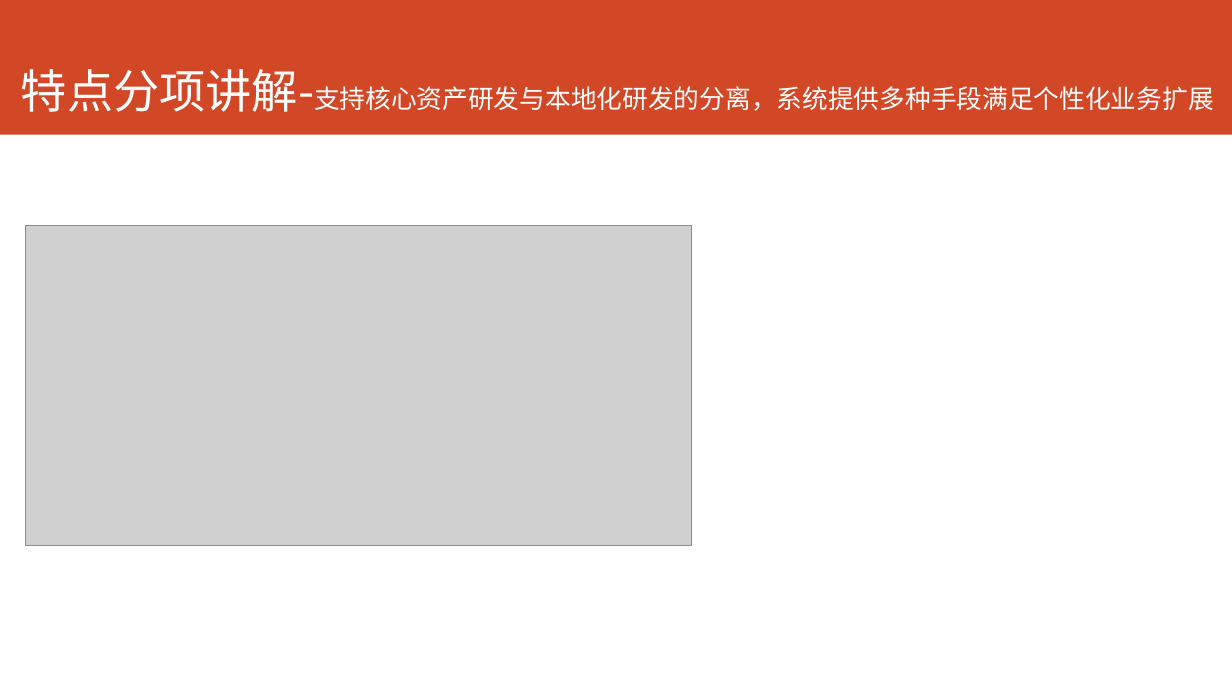
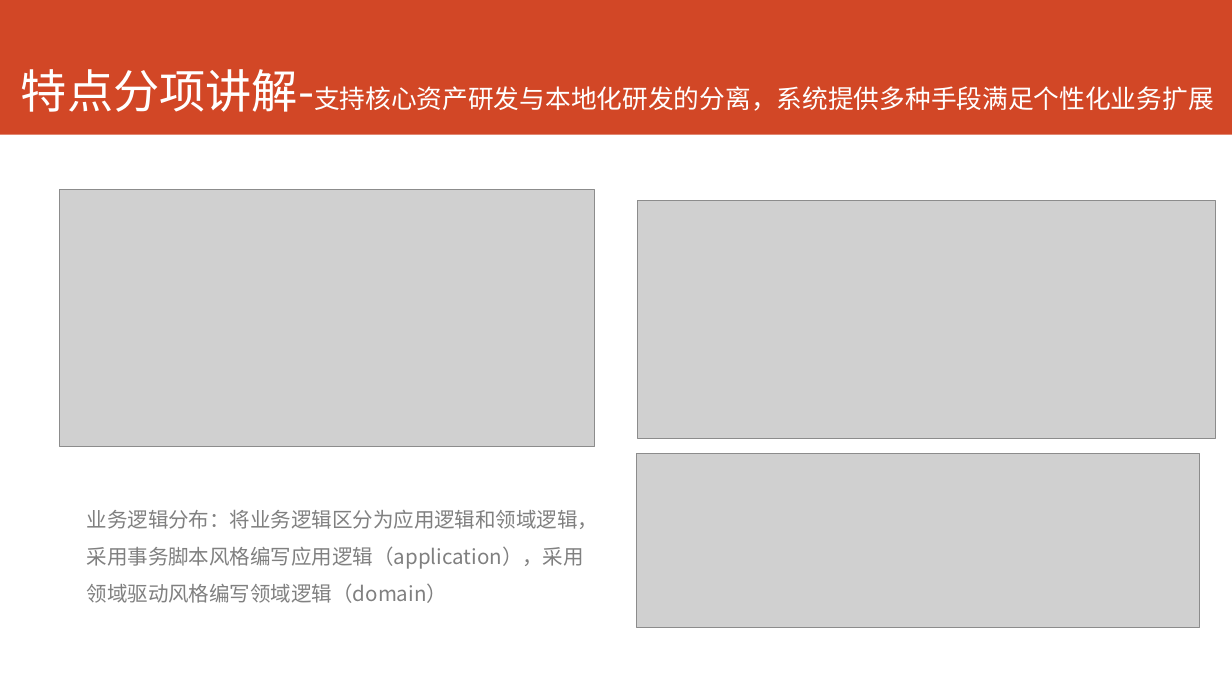
Before and after one commit to AppSecAI-TEST/hospital, a slide deck: slide 9 of doc/EVE新一代HIS核心系统.pptx. Drawn at 1232x693 pixels with LibreOffice and Linux fonts; fonts in the diff are those of the drawing; grey boxes stand for pictures. Boxes give left, top, right and bottom in pixels: in the first picture for what was removed or moved away, otherwise in the second. Text is boxed around its words. In the diff, an @@ line names an element or a change of style, - is before the commit and + after.

```diff
--- a/doc/EVE新一代HIS核心系统.pptx
+++ b/doc/EVE新一代HIS核心系统.pptx
@@ picture resized from (x1=26, y1=226, x2=691, y2=545) to (x1=60, y1=189, x2=595, y2=446) @@
@@ picture added at (x1=637, y1=201, x2=1215, y2=438) @@
@@ picture added at (x1=637, y1=453, x2=1200, y2=628) @@
@@ text added at (x1=87, y1=510, x2=598, y2=603), 16 pt, text #808080 @@
+业务逻辑分布：将业务逻辑区分为应用逻辑和领域逻辑，采用事务脚本风格编写应用逻辑（application），采用领域驱动风格编写领域逻辑（domain）
```
Also in this commit, not shown: 1 other slide changed, 2 slides added, 1 other file.
